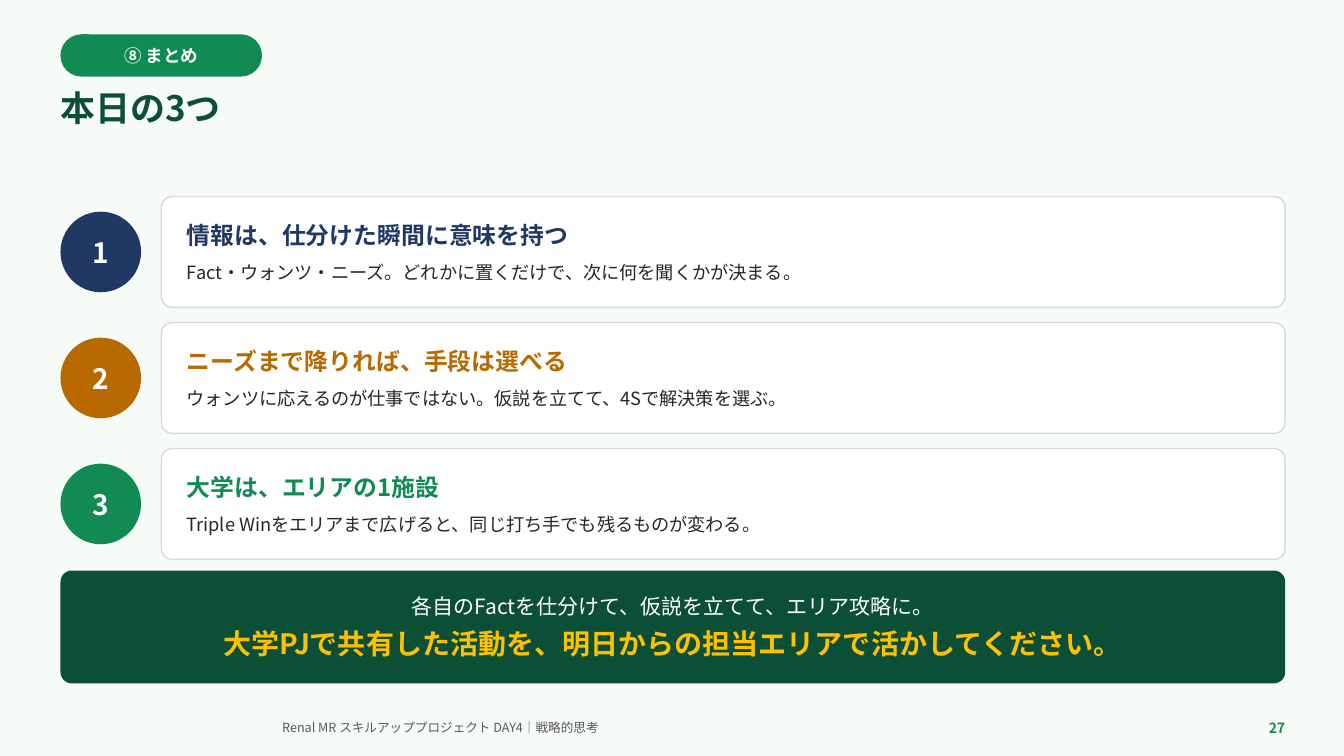
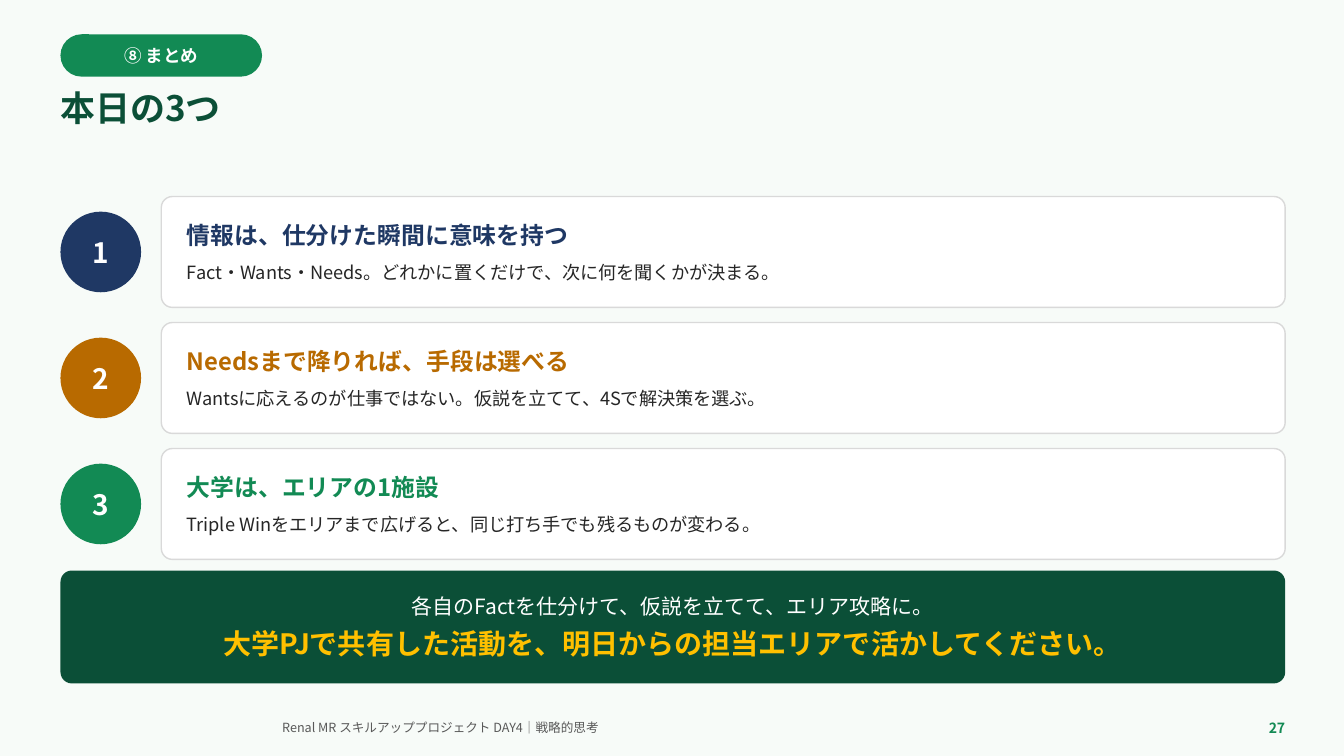
Before and after one commit to TAKUYA-1187/Claude, a slide deck: slide 27 of novartis_training/DAY4_ちょっと分かるだけで世界が変わる.pptx. Drawn at 1344x756 pixels with LibreOffice and Linux fonts; fonts in the diff are those of the drawing; background and template pictures are left out. Boxes give left, top, right and bottom in pixels: in the first picture for what was removed or moved away, otherwise in the second. Text is boxed around its words. In the diff, an @@ line names an element or a change of style, - is before the commit and + after.

```diff
--- a/novartis_training/DAY4_ちょっと分かるだけで世界が変わる.pptx
+++ b/novartis_training/DAY4_ちょっと分かるだけで世界が変わる.pptx
@@ text in rounded rectangle at (x1=187, y1=263, x2=780, y2=281): text changed @@
-Fact・ウォンツ・ニーズ。どれかに置くだけで、次に何を聞くかが決まる。
+Fact・Wants・Needs。どれかに置くだけで、次に何を聞くかが決まる。
@@ text in rounded rectangle at (x1=187, y1=349, x2=767, y2=407): text changed @@
-ニーズまで降りれば、手段は選べる
-ウォンツに応えるのが仕事ではない。仮説を立てて、4Sで解決策を選ぶ。
+Needsまで降りれば、手段は選べる
+Wantsに応えるのが仕事ではない。仮説を立てて、4Sで解決策を選ぶ。
```
Also in this commit, not shown: 21 other slides changed, 2 other files.
